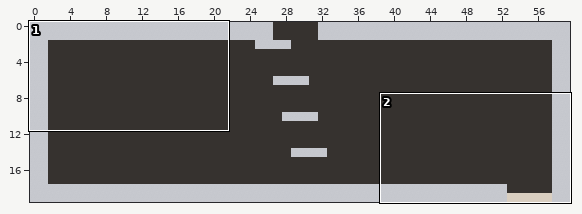
Two states of a Tiled map (JSON), assets/tiled/rooms/computer_e.json. Above, an overview of the earlier version with the close-up marked.
Close-up. The starting point:
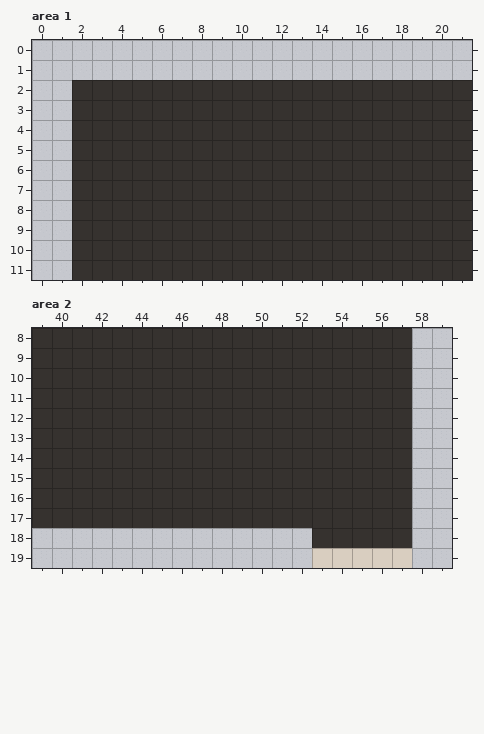
Cells are 24x24 px. Shown: area 1 x 0..21, y 0..11; area 2 x 39..59, y 8..19. The commit also changed other parts of the map, which this record leaves out.
Once edited:
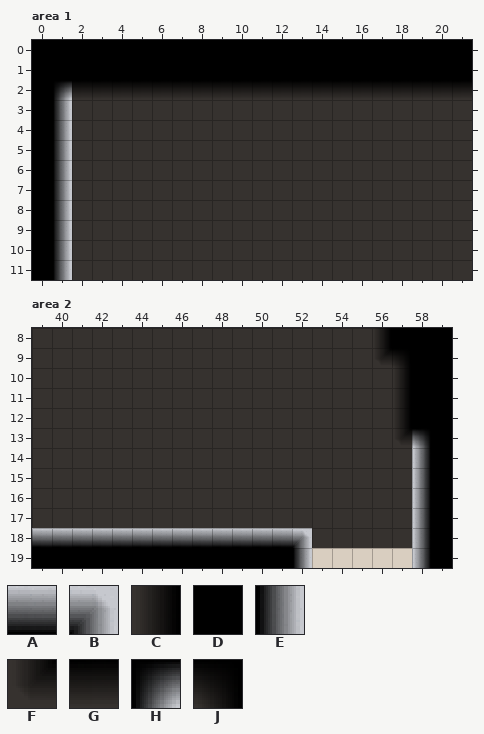
Key: from "other": A 221, B 222, C 264, D 265, E 266, F 308, G 309, H 352, J 354.
_ is an empty cell.
Tiles of an added or newly shown layer are drawn over the layers below it.
See-through tiles are keyed as they look on the map.
Changes in this commit:
Layer "shadow" (added), area 1:
The author put tile D in rows 0 to 1 at x 0 to 21; in rows 2 to 11 at x 0.
The author put tile E in rows 3 to 11 at x 1.
The author put tile G in row 2 at x 2 to 21.
The author put tile H in row 2 at x 1.
Layer "shadow" (added), area 2:
The author put tile A in row 18 at x 39 to 51.
The author put tile B in row 18 at x 52.
The author put tile C in row 8 at x 56; in rows 10 to 12 at x 57; in rows 14 to 19 at x 58.
The author put tile D in row 8 at x 57 to 59; in rows 9 to 12 at x 58 to 59; in rows 13 to 18 at x 59; in row 19 at x 39 to 51 and 59.
The author put tile E in row 19 at x 52.
The author put tile F in row 9 at x 56; in row 13 at x 57.
The author put tile J in row 9 at x 57; in row 13 at x 58.
